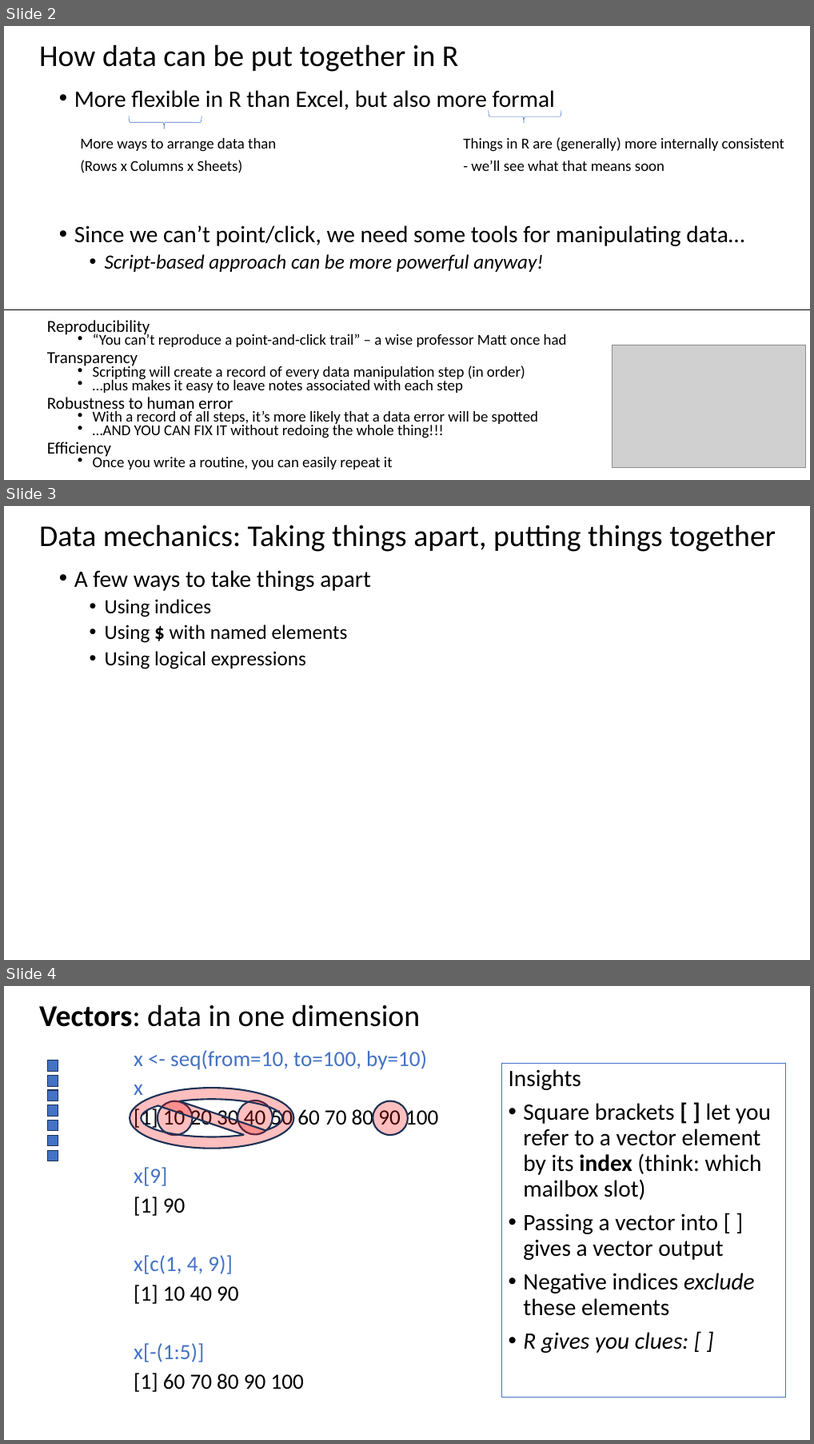
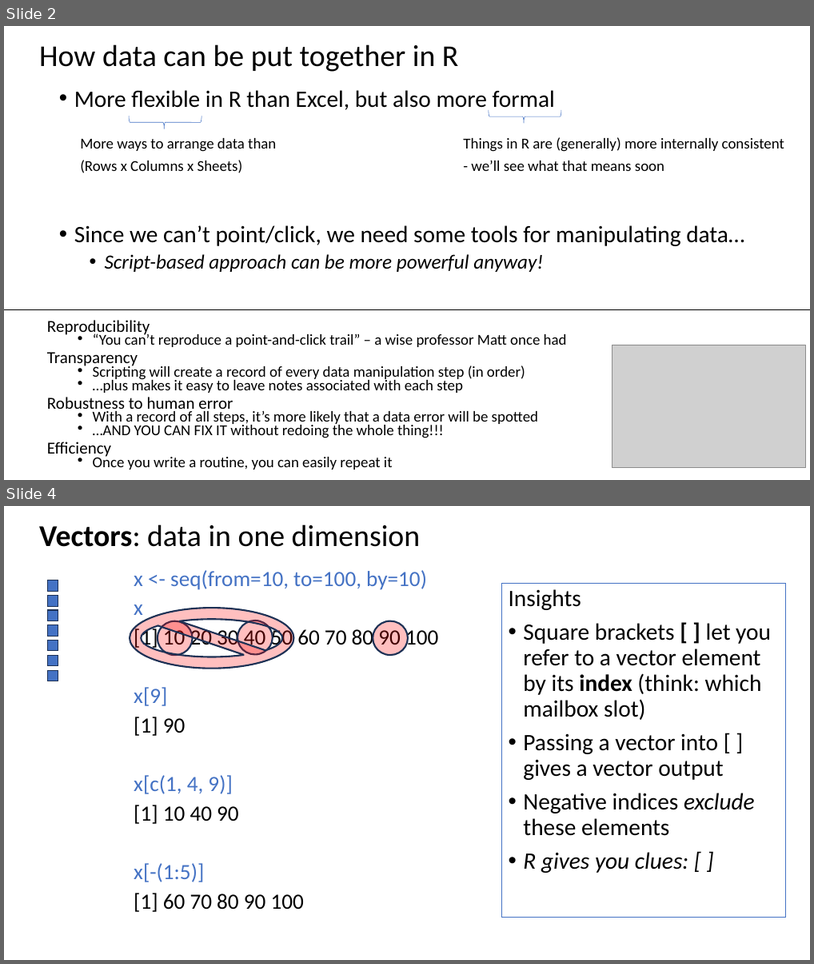
Before and after one commit to justinpriest/ADFG_R_Intro_Workshop, a slide deck: presentations/4 - Programming Basics 2 - Under the Hood.pptx. Shown one above the other, each under a label of ours: slides 2, 3 and 4 before the commit, slides 2 and 4 after it; the slides between them are not shown. The pictures are 814x1444 and 814x964 pixels, drawn with LibreOffice and Linux fonts; fonts in the diff are those of the drawing; grey boxes stand for pictures. Boxes give left, top, right and bottom in pixels: in the first picture for what was removed or moved away, otherwise in the second. Text is boxed around its words. In the diff, an @@ line names an element or a change of style, - is before the commit and + after.

```diff
--- a/presentations/4 - Programming Basics 2 - Under the Hood.pptx
+++ b/presentations/4 - Programming Basics 2 - Under the Hood.pptx
@@ slide 3 removed at (4, 506, 810, 960), background #FFFFFF @@
@@ title removed at (39, 524, 776, 552) @@
-Data mechanics: Taking things apart, putting things together
@@ text removed at (74, 570, 371, 669) @@
-• A few ways to take things apart
-  • Using indices
-  • Using $ with named elements
-  • Using logical expressions
```
Also in this commit, not shown: 10 slides changed, 1 slide added, 5 other files.
